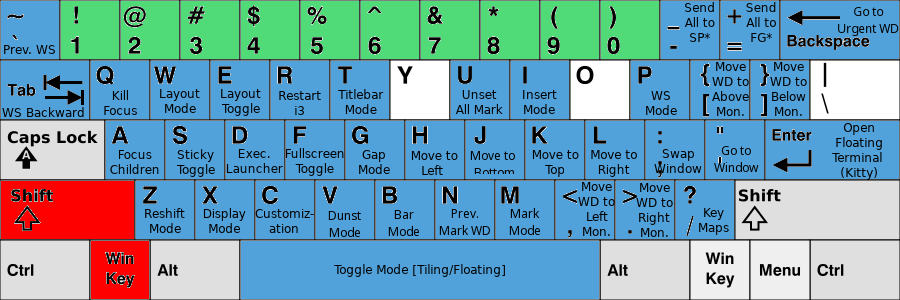
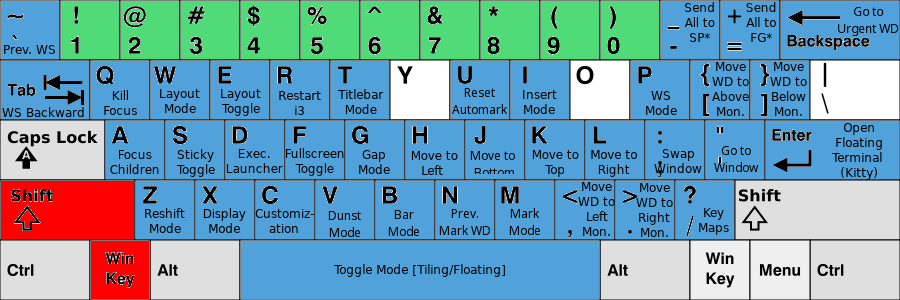
The second 900 x 300 image is a revision of the first. Changes to its layers:
renamed "Unset ..." to "Reset ...", painted on it over [left=452, top=88, right=508, bottom=114]
